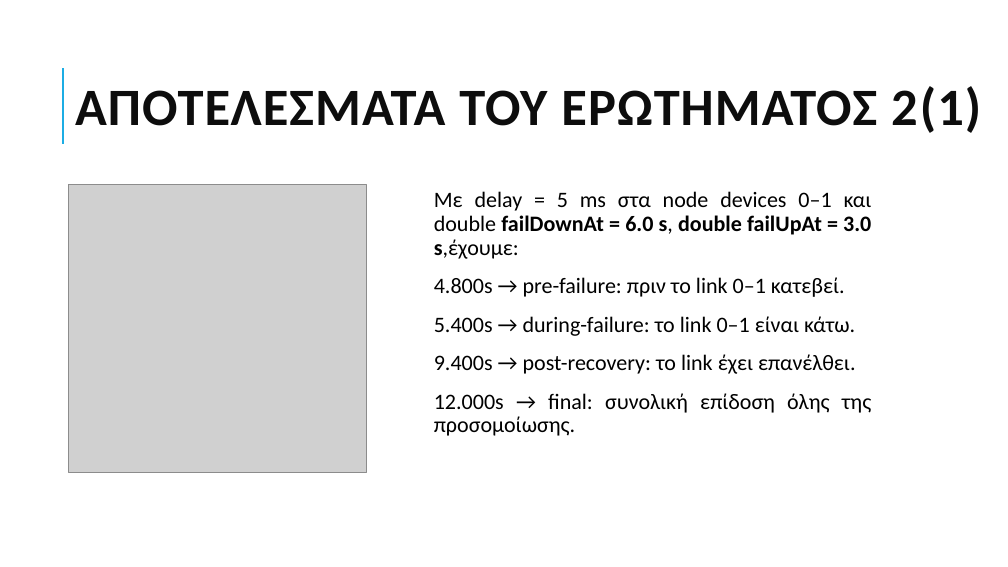
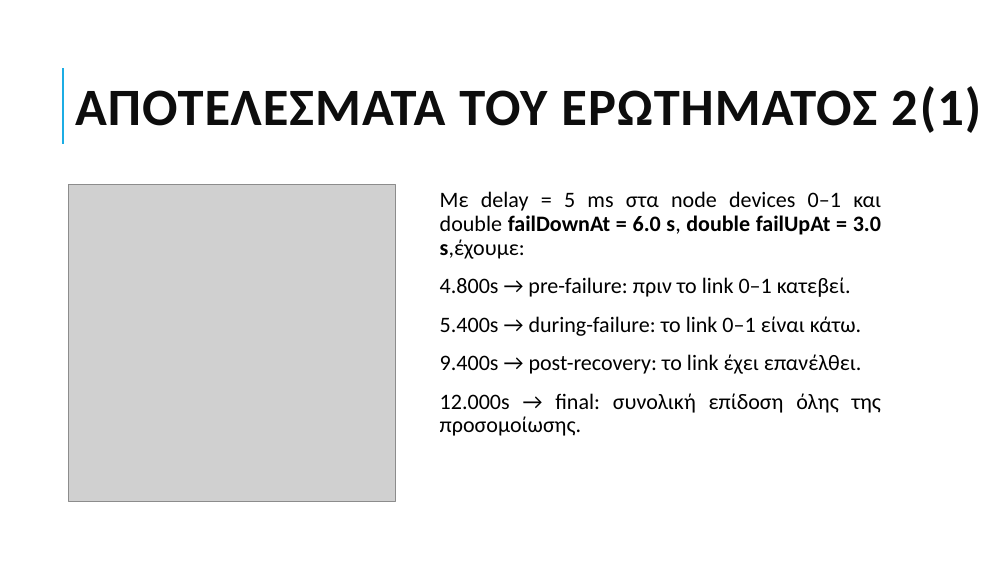
Before and after one commit to grgmyl/Ns3Project, a slide deck: slide 10 of Presentations/Ns-3_presentation_F.pptx. Drawn at 1008x567 pixels with LibreOffice and Linux fonts; fonts in the diff are those of the drawing; grey boxes stand for pictures. Boxes give left, top, right and bottom in pixels: in the first picture for what was removed or moved away, otherwise in the second. Text is boxed around its words. In the diff, an @@ line names an element or a change of style, - is before the commit and + after.

```diff
--- a/Presentations/Ns-3_presentation_F.pptx
+++ b/Presentations/Ns-3_presentation_F.pptx
@@ picture: place and size @@
-picture at (69, 185, 366, 473)
+picture at (69, 185, 395, 501)
@@ text "Με delay = 5 ms ...": place and size @@
-text "Με delay = 5 ms ..." at (434, 191, 872, 436)
+text "Με delay = 5 ms ..." at (440, 191, 881, 436)
```
Also in this commit, not shown: 10 other slides changed, 1 slide added, 1 slide removed.
